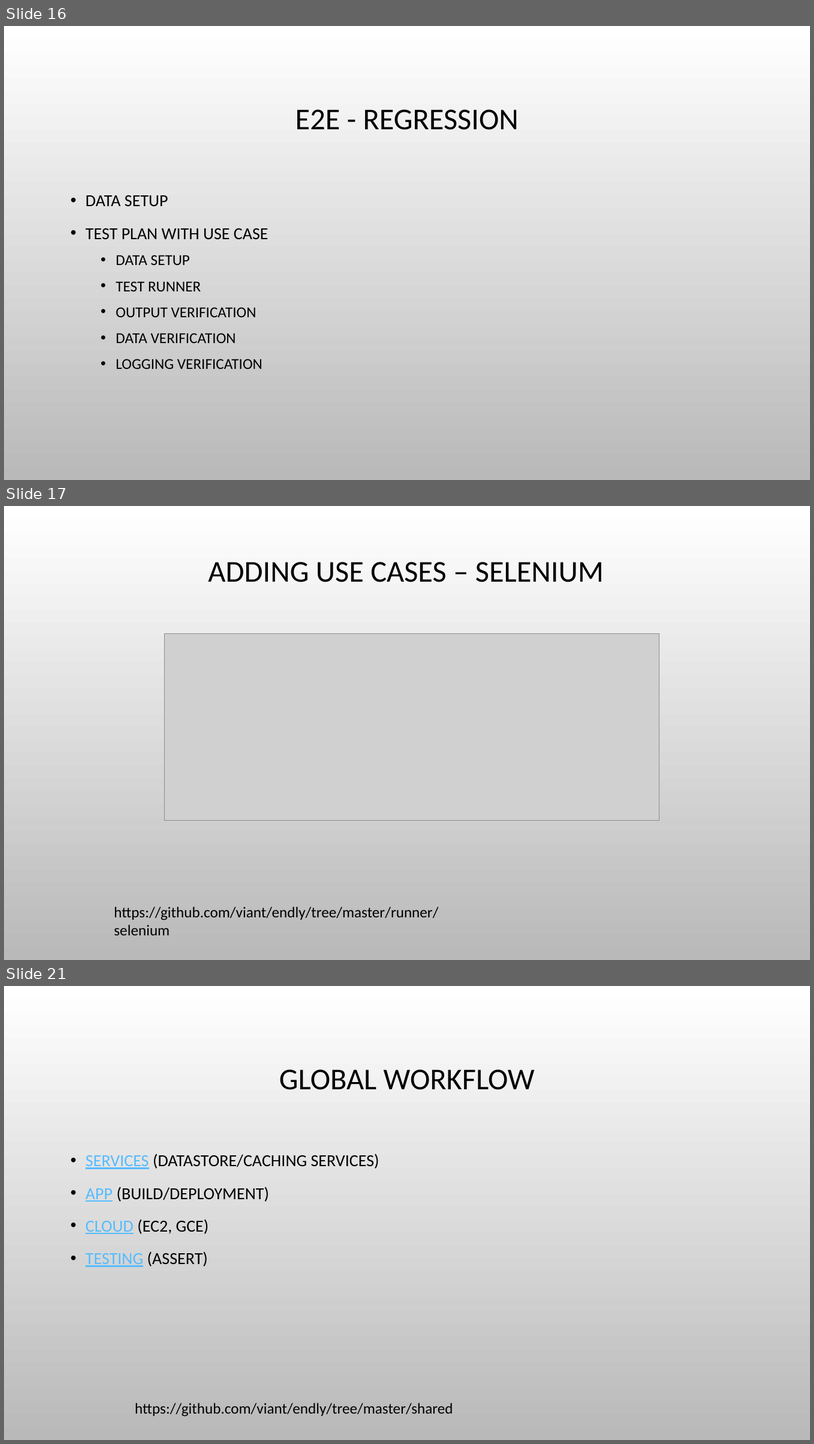
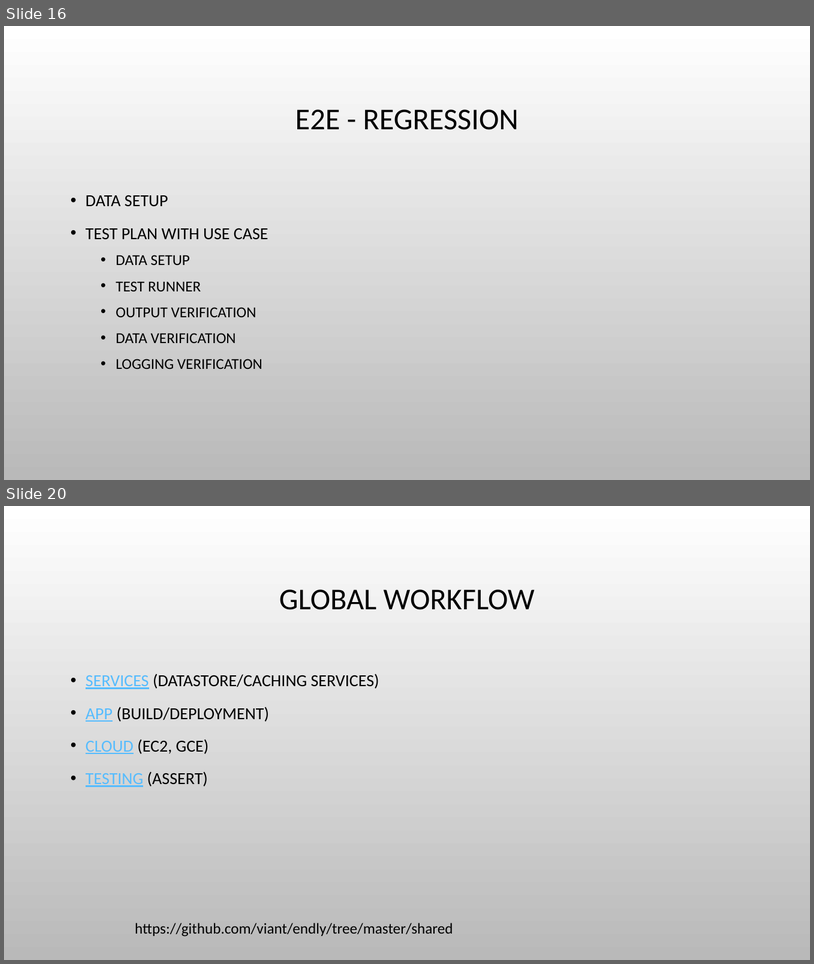
Before and after one commit to adrianwit/golang-e2e-testing, a slide deck: golang-e2e.pptx. Shown one above the other, each under a label of ours: slides 16, 17 and 21 before the commit, slides 16 and 20 after it; the slides between them are not shown. The pictures are 814x1444 and 814x964 pixels, drawn with LibreOffice and Linux fonts; fonts in the diff are those of the drawing; grey boxes stand for pictures; background and template pictures are left out. Boxes give left, top, right and bottom in pixels: in the first picture for what was removed or moved away, otherwise in the second. Text is boxed around its words. In the diff, an @@ line names an element or a change of style, - is before the commit and + after.

Commit message:
updated presentation

```diff
--- a/golang-e2e.pptx
+++ b/golang-e2e.pptx
@@ slide 17 removed at (4, 506, 810, 960), background picture (left out) @@
@@ title removed at (208, 562, 604, 582) @@
-ADDING USE CASES – SELENIUM
@@ picture removed at (164, 634, 660, 820) @@
@@ text removed at (114, 906, 438, 935) @@
-https://github.com/viant/endly/tree/master/runner/selenium
@@ what was slide 21 is now slide 20 @@
```
Also in this commit, not shown: 3 slides changed.
